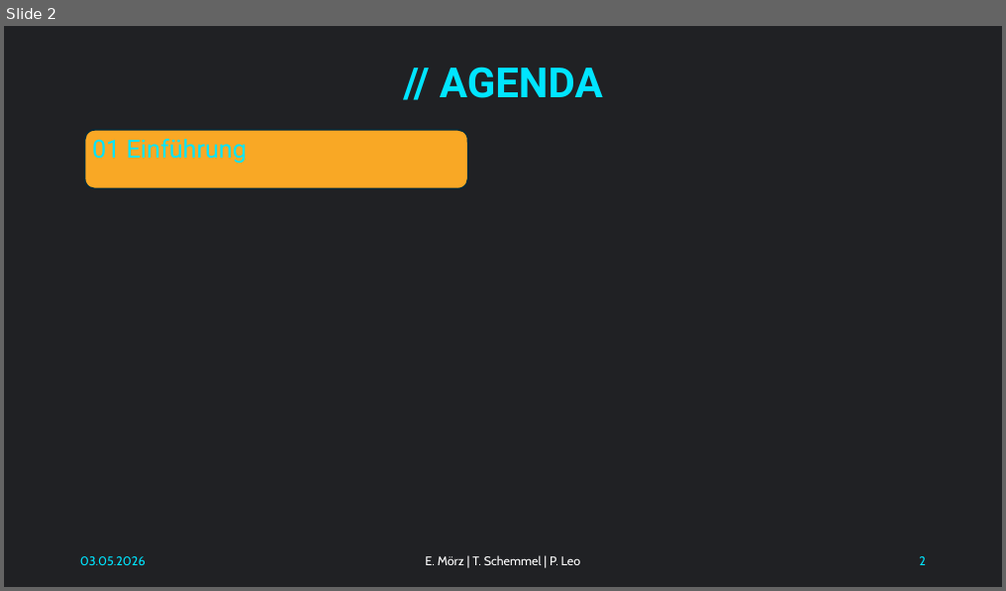
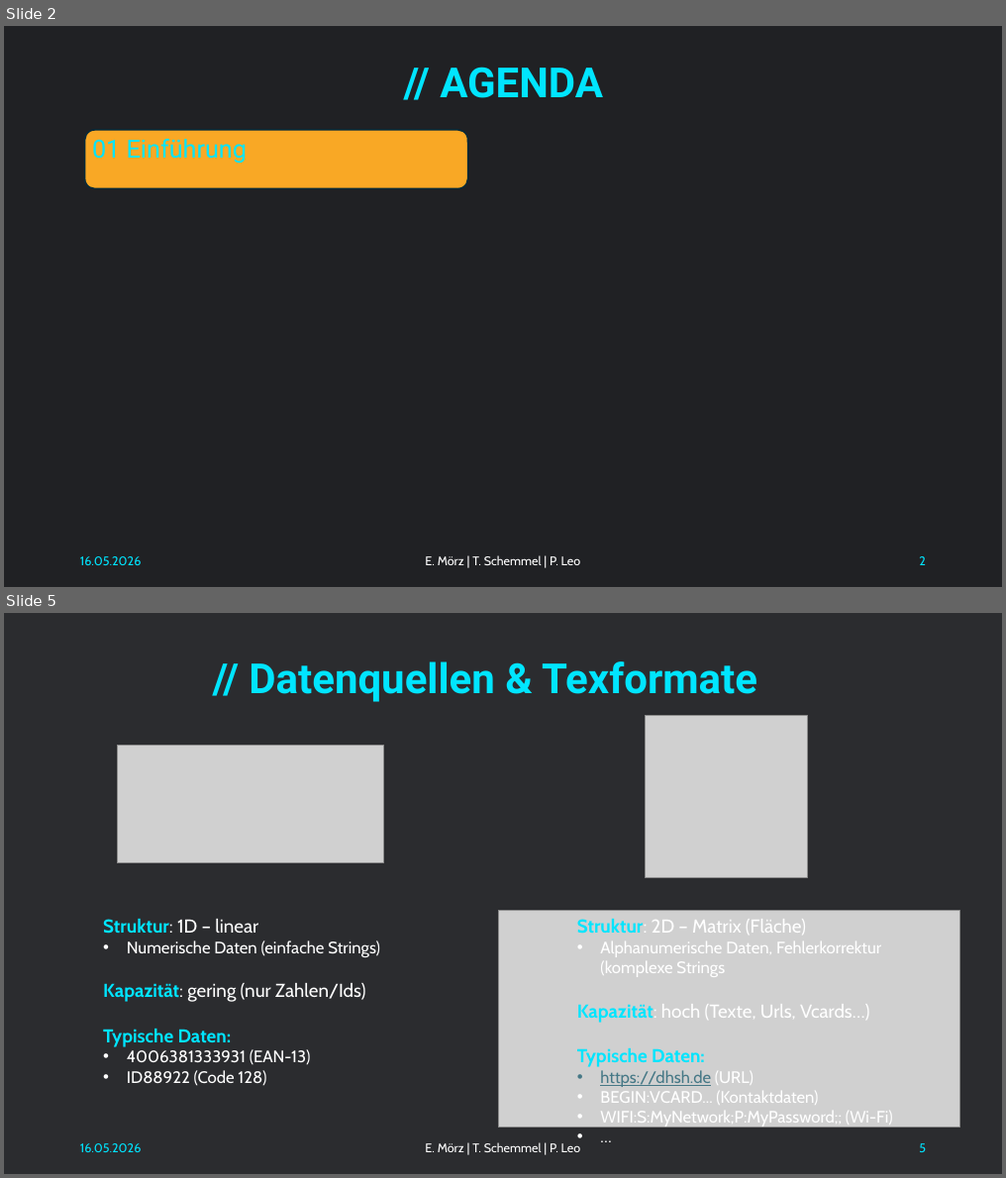
Before and after one commit to NachtsternBuild/little-barcode, a slide deck: docs/Präsentation.pptx. Shown one above the other, each under a label of ours: slide 2 before the commit, slides 2 and 5 after it; the slides between them are not shown. The pictures are 1006x591 and 1006x1178 pixels, drawn with LibreOffice and Linux fonts; fonts in the diff are those of the drawing; grey boxes stand for pictures. Boxes give left, top, right and bottom in pixels: in the first picture for what was removed or moved away, otherwise in the second. Text is boxed around its words. In the diff, an @@ line names an element or a change of style, - is before the commit and + after.

```diff
--- a/docs/Präsentation.pptx
+++ b/docs/Präsentation.pptx
@@ slide 5 added at (4,613,1002,1174), background #202124 at 95% opacity @@
@@ title added at (249,662,757,702), 40 pt, text #00E5FF, bold @@
+// Datenquellen & Texformate
@@ picture added at (646,716,808,878) @@
@@ picture added at (117,746,383,863) @@
@@ text added at (103,919,380,1086), 16 pt, text #FFFFFF @@
+Struktur: 1D – linear
+• Numerische Daten (einfache Strings)
+Kapazität: gering (nur Zahlen/Ids)
+Typische Daten:
+• 4006381333931 (EAN-13)
+• ID88922 (Code 128)
@@ picture added at (499,911,960,1128) @@
@@ text added at (577,919,893,1127), 16 pt, text #FFFFFF @@
+Struktur: 2D – Matrix (Fläche)
+• Alphanumerische Daten, Fehlerkorrektur (komplexe Strings
+Kapazität: hoch (Texte, Urls, Vcards…)
+Typische Daten:
+• https://dhsh.de (URL)
+• BEGIN:VCARD... (Kontaktdaten)
+• WIFI:S:MyNetwork;P:MyPassword;; (Wi-Fi)
+• …
@@ text added at (80,1144,142,1153), 12 pt, text #00E5FF @@
+16.05.2026
@@ text added at (425,1143,581,1153), 12 pt, text #FFFFFF @@
+E. Mörz | T. Schemmel | P. Leo
@@ page number added at (919,1144,926,1153), 12 pt, text #00E5FF @@
+5
@@ slide 2 changed as well @@
@@ text at (80,557,142,566): text changed @@
-03.05.2026
+16.05.2026
```
Also in this commit, not shown: 8 other slides changed, 16 other slides added.
